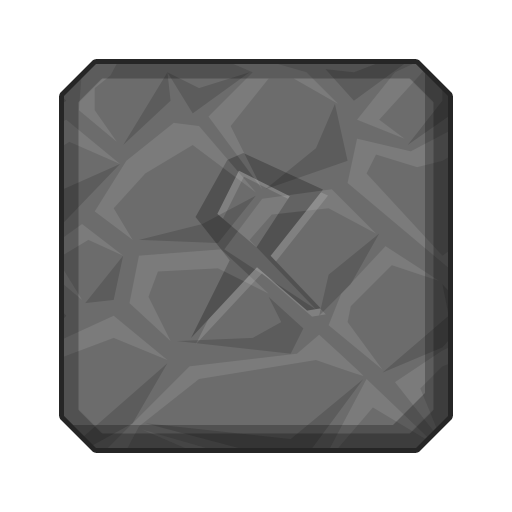
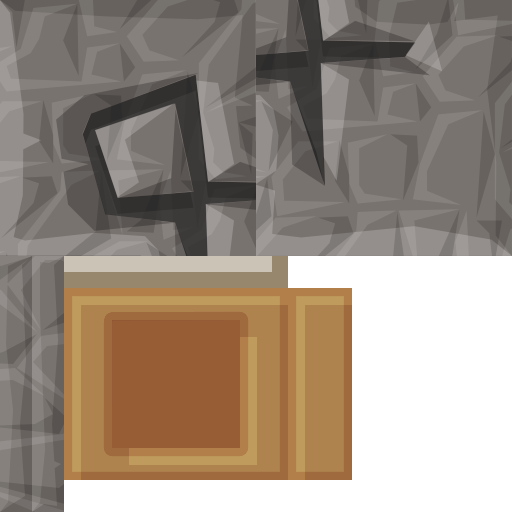
Layer changes from the first 512 x 512 image to the second:
removed group "Group 1" (4 layers) over [0, 0, 512, 512]
added layer "Shape 2" (1st of 2) above "Rectangle 4" over [64, 288, 288, 480]
added layer "Rectangle 4" above "Shape 4" over [64, 288, 352, 480]
added group "rotated copy" with 8 layers above "rotated" over [0, 0, 512, 512]
added layer "Forme 77 copie" (1st of 3, in "rotated copy") (25%) in group "rotated copy" over [174, 0, 430, 186]
moved "Forme 2" (1st of 4, in "rotated copy") into group "rotated copy", painted on it, unmasked it over [0, 0, 512, 512]
moved "Forme 1" (1st of 4, in "rotated copy") into group "rotated copy", painted on it, unmasked it over [0, 0, 512, 512]
added layer "Shape 1" (1st of 3, in "rotated copy") (20%) in group "rotated copy" over [114, 0, 512, 256]
moved "Rectangle 2" (1st of 3, in "rotated copy") into group "rotated copy", painted on it, unmasked it over [64, 0, 512, 448]
added group "rotated" with 8 layers above "Shape 2 copy" over [0, 0, 512, 512]
added layer "Forme 77 copie" (2nd of 3, in "rotated") (25%) in group "rotated" over [56, 72, 315, 327]
added layer "Forme 76 copie" (2nd of 3, in "rotated") (20%) in group "rotated" over [95, 80, 328, 322]
added layer "Forme 78 copie" (2nd of 3, in "rotated") (80%) in group "rotated" over [82, 74, 301, 328]
added layer "Forme 2" (2nd of 4, in "rotated") (15%) in group "rotated" over [0, 0, 512, 512]
added layer "Forme 1" (2nd of 4, in "rotated") (10%) in group "rotated" over [0, 0, 512, 512]
added layer "Shape 1 copy" (2nd of 3, in "rotated") (15%) in group "rotated" over [0, 0, 397, 397]
added layer "Shape 1" (2nd of 3, in "rotated") (20%) in group "rotated" over [0, 0, 397, 397]
added layer "Rectangle 2" (2nd of 3, in "rotated") in group "rotated" over [0, 0, 397, 397]
renamed "Forme 80" to "Forme 1", opacity 25% → 10%, blend overlay → normal, moved it into group "unrotated", painted on it, unmasked it over [0, 32, 512, 512]
…and 11 more changes (11 added)
